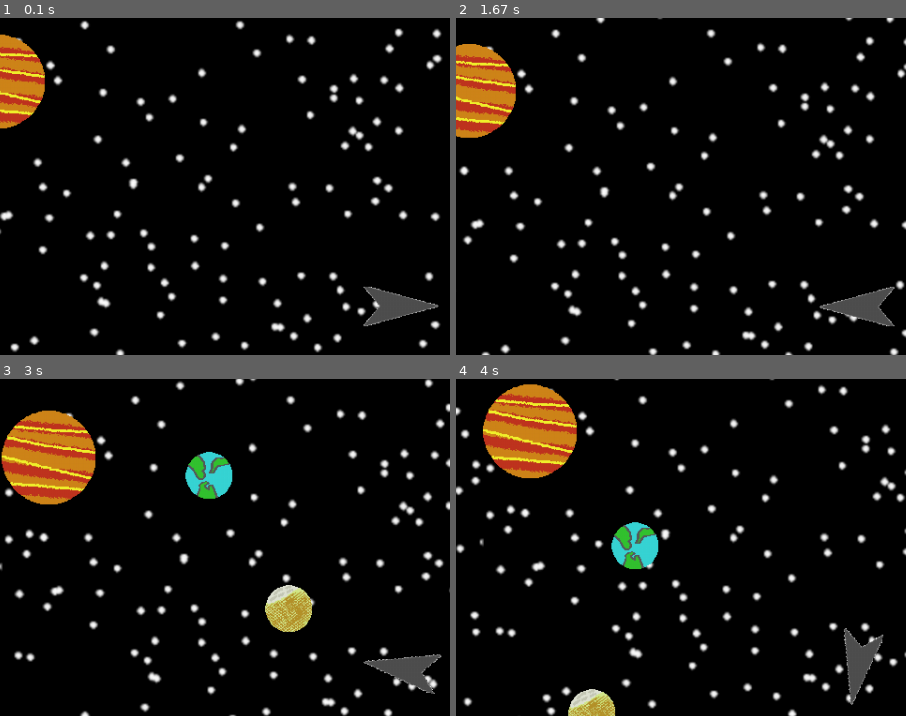
Above: before the commit, frames 1-4 (two rows, left to right).
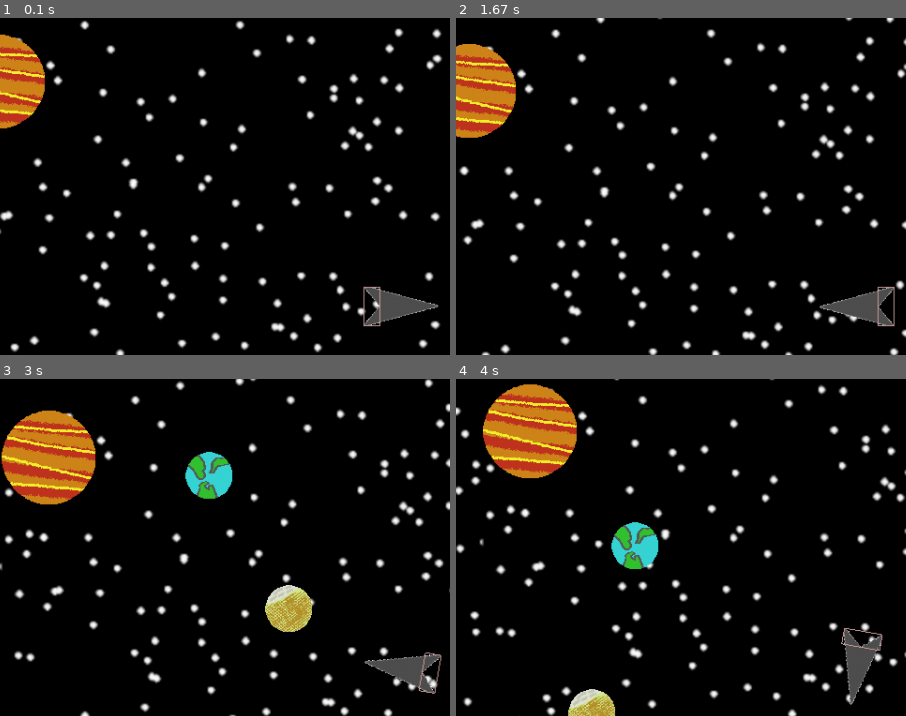
Above: after the commit, the same moments.

Repository: Jacob-OTW/Explorer-in-PyGame
Game: pygame game, started from main.py
Two runs of this game, one before a commit and one after it. Both use one fixed random seed, a clock stepped at 60 frames per second and the inputs below.
Inputs (mouse positions are % of the whole screen's width and height, from its top left):
- Up to frame 1 (0.1 s): no input
- Up to frame 2 (1.67 s): hold D 0.33-0.8 s; hold D 0.83-1.3 s; tap Space at 0.9, 1.2, 1.4 s; hold A from 1.33 s (still down)
- Up to frame 3 (3 s): tap Space at 1.7, 1.97, 2.27, 2.4, 2.7 s; release A at 1.87 s; hold A 1.9-2.3 s; hold D 2.33-2.97 s
- Up to frame 4 (4 s): click "None" at 3.05 s; hold A 3.33-3.8 s; move the mouse to (65, 15) at 3.37 s; tap Space at 3.4, 3.7, 3.9 s; hold D from 3.83 s (still down)
The pictures show only the part of the screen within x 5-55%, y 7-57%; the shares and areas given below are measured in that part.

The runs differ from the first frame. In frame 1, 0.1% of the frame differs, in the area x 80-85%, y 79-92%; in frame 2, 0.1%; in frame 3, 0.2%; in frame 4, 0.2%, in the area x 85-96%, y 73-97%.

Commit message:
Rolled back to old planet collision

Diff:
--- a/main.py
+++ b/main.py
@@ -33,13 +33,12 @@
     @classmethod
     def addstars(cls):
         # This will create and 4 objects with the correct starting points for a flawless background
-        for i in [(stage.SCREEN_WIDTH / 2 - cls.test_img.get_width() / 2, stage.SCREEN_HEIGHT / 2 - cls.test_img.get_height() / 2),
-                  (
-                          stage.SCREEN_WIDTH / 2 - cls.test_img.get_width() * 1.5,
-                          stage.SCREEN_HEIGHT / 2 - cls.test_img.get_height() / 2),
-                  (
-                          stage.SCREEN_WIDTH / 2 - cls.test_img.get_width() / 2,
-                          stage.SCREEN_HEIGHT / 2 - cls.test_img.get_height() * 1.5),
+        for i in [(stage.SCREEN_WIDTH / 2 - cls.test_img.get_width() / 2,
+                   stage.SCREEN_HEIGHT / 2 - cls.test_img.get_height() / 2),
+                  (stage.SCREEN_WIDTH / 2 - cls.test_img.get_width() * 1.5,
+                   stage.SCREEN_HEIGHT / 2 - cls.test_img.get_height() / 2),
+                  (stage.SCREEN_WIDTH / 2 - cls.test_img.get_width() / 2,
+                   stage.SCREEN_HEIGHT / 2 - cls.test_img.get_height() * 1.5),
                   (stage.SCREEN_WIDTH / 2 - cls.test_img.get_width() * 1.5,
                    stage.SCREEN_HEIGHT / 2 - cls.test_img.get_height() * 1.5)]:
             cls.StarList.append(Stars(i[0], i[1]))
@@ -117,6 +116,7 @@
     planet_group.draw(stage.screen)  # Draw the Player
     player_group.draw(stage.screen)
     MT.draw()  # Draw all Saved positions
+    play.draw_mask_attach()
 
     # Text
     text = myfont.render(f"{play.offset}", True, (255, 255, 0))
--- a/planet_obj.py
+++ b/planet_obj.py
@@ -54,7 +54,6 @@
         if self.mask.overlap(play.mask, offset):  # If colliding with Planet
             if play.Current_Planet != self:
                 play.Current_Planet = self
-                play.offset = pygame.math.Vector2((play.rect.x - self.rect.x, play.rect.y - self.rect.y))
 
 
 planet_group = pygame.sprite.Group()
--- a/player_obj.py
+++ b/player_obj.py
@@ -46,26 +46,21 @@
         if self.Current_Planet:
             keyboard = pygame.key.get_pressed()
             if not keyboard[pygame.K_SPACE]:
-                b = pygame.math.Vector2((self.rect.x - self.Current_Planet.rect.x, self.rect.y - self.Current_Planet.rect.y))
-                t = self.offset - b
-                stage.change_scroll(t)
                 self.XF, self.YF = self.Current_Planet.XF, self.Current_Planet.YF
             # Set var to None if no longer touching the planet
-            offset_x = play.rect.center[0] - self.Current_Planet.position[0]
-            offset_y = play.rect.center[1] - self.Current_Planet.position[1]
-            if not self.Current_Planet.mask.overlap(play.mask, (offset_x, offset_y)):  # If colliding with Planet
+
+            offset = (play.rect.x - self.Current_Planet.rect.x, play.rect.y - self.Current_Planet.rect.y)
+            if not self.Current_Planet.mask.overlap(play.mask, offset):  # If colliding with Planet
                 self.Current_Planet = None
 
         # Move game world
         stage.change_scroll((self.XF, self.YF))
 
-    def draw_mask(self):
+    def draw_mask_attach(self):
         olist = self.mask.outline()
-        img = pygame.Surface([640, 480], pygame.SRCALPHA, 32)
-        img = img.convert_alpha()
+        img = pygame.Surface([640, 480], pygame.SRCALPHA, 32).convert_alpha()
         pygame.draw.lines(img, (200, 150, 150), True, olist)
         stage.screen.blit(img, (self.rect.x, self.rect.y))
-        # screen.blit(self.lander_img, self.rect.center)
 
     def rotate(self, r):
         # change the rotation value and render a new img
@@ -73,11 +68,8 @@
         self.image = pygame.transform.rotate(self.Idle, self.angle)
         self.rect = self.image.get_rect()
         self.rect.center = (stage.SCREEN_WIDTH / 2, stage.SCREEN_HEIGHT / 2)
-        temp = pygame.image.load('Assets/Lander.png').convert_alpha()
-        self.lander_img = pygame.transform.rotate(temp, self.angle)
+        self.lander_img = pygame.transform.rotate(pygame.image.load('Assets/Lander.png').convert_alpha(), self.angle)
         self.mask = pygame.mask.from_surface(self.lander_img)
-        if self.Current_Planet:
-            self.offset = (self.rect.x - self.Current_Planet.rect.x, self.rect.y - self.Current_Planet.rect.y)
 
     def accelerate(self):
         # Convert is needed because math.sin and math.cos work in radian instead of degrees
Binary file changed: Assets/Lander.png
Binary file changed: Assets/Ship.png
